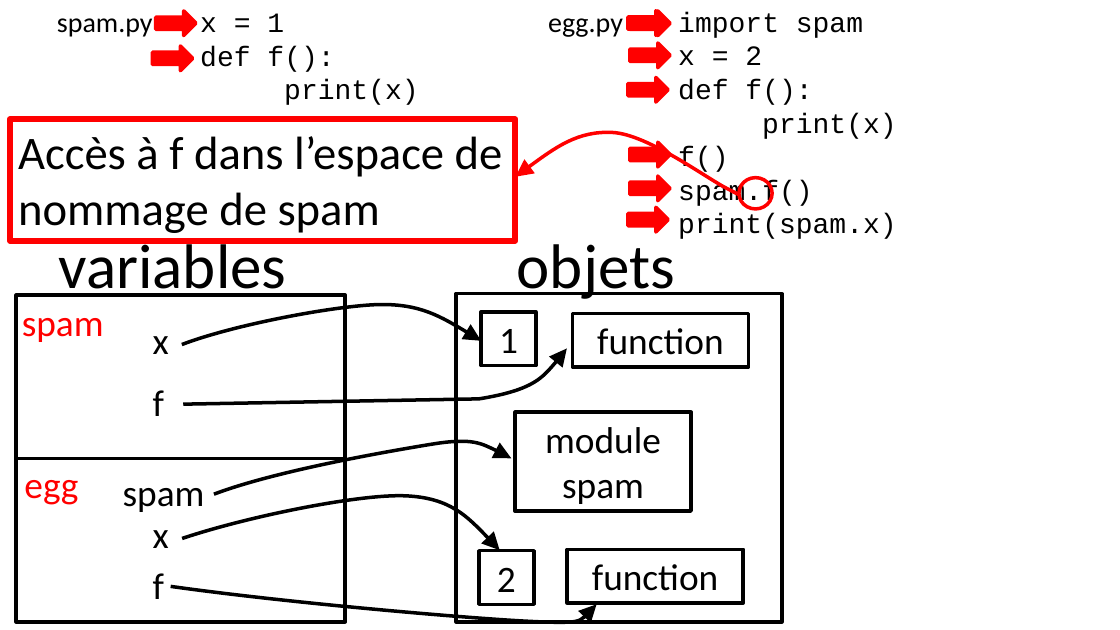
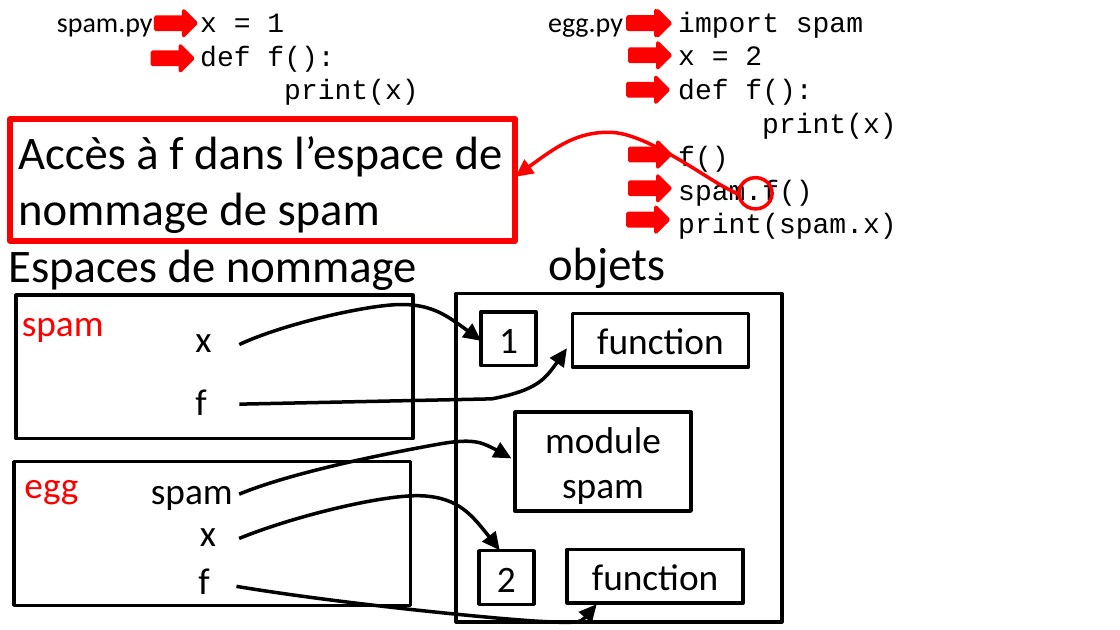
Before and after one commit to parmentelat/flotpython-archive, a slide deck: slide 2 of w5/w5-s5-av-slide1.pptx. Drawn at 1120x630 pixels with LibreOffice and Linux fonts; fonts in the diff are those of the drawing. Boxes give left, top, right and bottom in pixels: in the first picture for what was removed or moved away, otherwise in the second. Text is boxed around its words. In the diff, an @@ line names an element or a change of style, - is before the commit and + after.

```diff
--- a/w5/w5-s5-av-slide1.pptx
+++ b/w5/w5-s5-av-slide1.pptx
@@ text "objets": place and size @@
-text "objets" at bbox=[517, 236, 675, 299]
+text "objets" at bbox=[548, 247, 665, 288]
@@ text "objets" at bbox=[548, 247, 665, 288]: size 54 to 40 pt @@
@@ text at bbox=[8, 243, 417, 294]: text changed; size 54 to 40 pt @@
-variables
+Espaces de nommage
@@ rectangle: place and size @@
-rectangle at bbox=[16, 295, 345, 622]
+rectangle at bbox=[16, 295, 413, 439]
@@ text "x": place and size @@
-text "x" at bbox=[153, 336, 169, 354]
+text "x" at bbox=[195, 334, 211, 352]
@@ freeform shape: place and size @@
-freeform shape at bbox=[181, 305, 481, 345]
+freeform shape at bbox=[239, 305, 481, 345]
@@ freeform shape: place and size @@
-freeform shape at bbox=[183, 349, 567, 404]
+freeform shape at bbox=[239, 349, 567, 404]
@@ text "f": place and size @@
-text "f" at bbox=[153, 390, 164, 416]
+text "f" at bbox=[195, 389, 206, 415]
@@ freeform shape: place and size @@
-freeform shape at bbox=[214, 442, 512, 494]
+freeform shape at bbox=[239, 442, 512, 494]
@@ rectangle added at bbox=[13, 462, 410, 606], outline #000000 3 pt @@
@@ line removed from (16, 459) to (345, 459) @@
@@ text "spam": place and size @@
-text "spam" at bbox=[123, 488, 205, 512]
+text "spam" at bbox=[151, 486, 233, 510]
@@ text "x": place and size @@
-text "x" at bbox=[153, 530, 169, 548]
+text "x" at bbox=[200, 528, 216, 546]
@@ freeform shape: place and size @@
-freeform shape at bbox=[182, 496, 500, 550]
+freeform shape at bbox=[239, 496, 500, 550]
@@ text "f": place and size @@
-text "f" at bbox=[153, 573, 164, 599]
+text "f" at bbox=[198, 568, 209, 594]
@@ freeform shape: place and size @@
-freeform shape at bbox=[171, 586, 597, 622]
+freeform shape at bbox=[237, 586, 597, 622]
```
Also in this commit, not shown: 5 other files.
